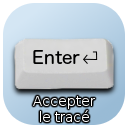
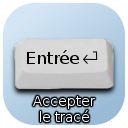
Comparing the layer stacks of the two w=128, h=128 images. Changes:
renamed "Enter" to "Entrée", painted on it over [27, 50, 80, 65]
